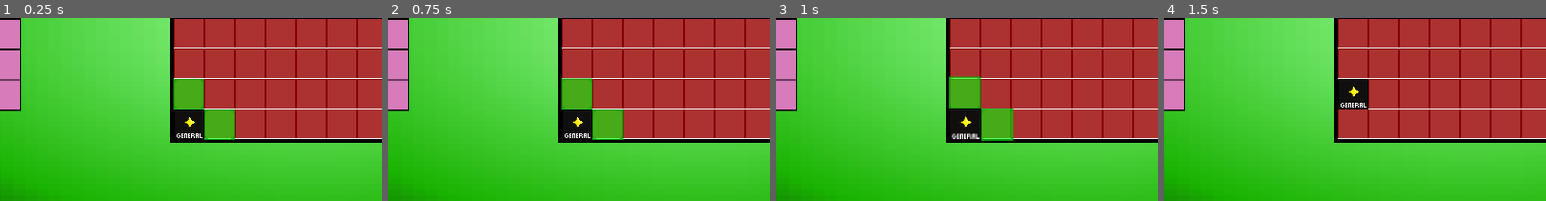
Above: before the commit, frames 1-4 (left to right).
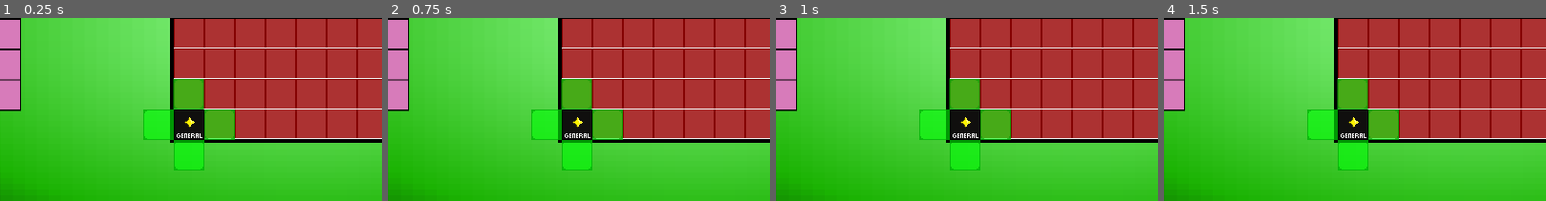
Above: after the commit, the same moments.

Repository: Forther04/Game-Of-The-Generals
Game: Godot game, scene res://Scene/Main.tscn
Two runs of this game, one before a commit and one after it. Both use one fixed random seed, a clock stepped at 60 frames per second and the inputs below.
Inputs (mouse positions are % of the whole screen's width and height, from its top left; square brackets give the same spot before the commit, where the layout moved):
- Up to frame 1 (0.25 s): no input
- Up to frame 2 (0.75 s): click (34, 79) at 0.5 s
- Up to frame 3 (1 s): no input
- Up to frame 4 (1.5 s): click (34, 71) [34, 70] at 1.25 s
The pictures show only the part of the screen within x 9-59%, y 50-100%; the shares and areas given below are measured in that part.

The runs differ from the first frame. In frame 1, 2.7% of the frame differs, in the area x 37-54%, y 50-84%; in frame 2, 2.8%; in frame 3, 3.6%; in frame 4, 6.7%, in the area x 37-62%, y 33-84%.

Commit message:
Working Black Piece change

Diff:
--- a/Scene/Pieces/Black/Flag.tscn
+++ b/Scene/Pieces/Black/Flag.tscn
@@ -24,6 +24,29 @@
 [sub_resource type="StyleBoxEmpty" id="StyleBoxEmpty_bbbg4"]
 
 [sub_resource type="StyleBoxEmpty" id="StyleBoxEmpty_lr5wk"]
+
+[sub_resource type="Animation" id="Animation_i0asl"]
+resource_name = "Hide"
+length = 0.3
+
+[sub_resource type="Animation" id="Animation_s5fkg"]
+resource_name = "Move"
+length = 0.3
+
+[sub_resource type="Animation" id="Animation_0xpky"]
+length = 0.001
+tracks/0/type = "value"
+tracks/0/imported = false
+tracks/0/enabled = true
+tracks/0/path = NodePath(".:scale")
+tracks/0/interp = 1
+tracks/0/loop_wrap = true
+tracks/0/keys = {
+"times": PackedFloat32Array(0),
+"transitions": PackedFloat32Array(1),
+"update": 0,
+"values": [Vector2(2, 2)]
+}
 
 [sub_resource type="Animation" id="Animation_38hoa"]
 resource_name = "Selected"
@@ -40,29 +63,6 @@
 "update": 0,
 "values": [Vector2(2, 2), Vector2(2.3, 2.3)]
 }
-
-[sub_resource type="Animation" id="Animation_0xpky"]
-length = 0.001
-tracks/0/type = "value"
-tracks/0/imported = false
-tracks/0/enabled = true
-tracks/0/path = NodePath(".:scale")
-tracks/0/interp = 1
-tracks/0/loop_wrap = true
-tracks/0/keys = {
-"times": PackedFloat32Array(0),
-"transitions": PackedFloat32Array(1),
-"update": 0,
-"values": [Vector2(2, 2)]
-}
-
-[sub_resource type="Animation" id="Animation_s5fkg"]
-resource_name = "Move"
-length = 0.3
-
-[sub_resource type="Animation" id="Animation_i0asl"]
-resource_name = "Hide"
-length = 0.3
 
 [sub_resource type="AnimationLibrary" id="AnimationLibrary_d2j21"]
 _data = {
--- a/Script/Black Pieces/Black.gd
+++ b/Script/Black Pieces/Black.gd
@@ -1,49 +1,8 @@
 extends Sprite2D
-
-
-@onready var button: Button = $Button
-@onready var top: Area2D = $Choices/Top/TOp
-@onready var bottom: Area2D = $Choices/Bottom/BOttom
-@onready var left: Area2D = $Choices/Left/Left
-@onready var right: Area2D = $Choices/Right/Right
 
 
 @export var pieces : piece
 enum piece {Flag,General_5,General_4,General_3,General_2,General_1}
-
-var currently_selected : bool = false
-var selected : bool = false
-var picked : bool = false
-
-signal piece_selected(piece)
-
-
-func _process(delta: float) -> void:
-	change_piece()
-	if top.overlaps_area($"../Border/Top"):
-		print("Overlaped with Top")
-		$Choices/Top.hide()
-	if left.overlaps_area($"../Border/Left"):
-		print("Overlaped with Left")
-		$Choices/Left.hide()
-	if right.overlaps_area($"../Border/Right"):
-		print("Overlaped with Right")
-		$Choices/Right.hide()
-	if bottom.overlaps_area($"../Border/Bottom"):
-		print("Overlaped with Bottom")
-		$Choices/Bottom.hide()
-	if !top.overlaps_area($"../Border/Top"):
-		print("Overlaped with Top")
-		$Choices/Top.show()
-	if !left.overlaps_area($"../Border/Left"):
-		print("Overlaped with Left")
-		$Choices/Left.show()
-	if !right.overlaps_area($"../Border/Right"):
-		print("Overlaped with Right")
-		$Choices/Right.show()
-	if !bottom.overlaps_area($"../Border/Bottom"):
-		print("Overlaped with Bottom")
-		$Choices/Bottom.show()
 
 
 func change_piece():
@@ -65,26 +24,3 @@
 	if pieces == 5:
 		self.region_rect = Rect2(170,0,32,32)
 		self.name = "1_General"
-
-
-func select():
-	selected = true
-	$Selected.play("Selected")
-func deselect():
-	selected = false
-	$Selected.stop()
-
-func _on_button_pressed():
-	emit_signal("piece_selected", self)
-	if picked == false:
-		$Choices.show()
-		picked = true
-	else:
-		picked = false
-		$Choices.hide()
-
-
-func _on_top_pressed() -> void:
-	$".".position.y -= 64
-	$Choices.hide()
-	$Selected.stop()
--- a/Script/Global.gd
+++ b/Script/Global.gd
@@ -1,3 +1 @@
 extends Node
-
-var selected : int = 0
--- a/Script/Main.gd
+++ b/Script/Main.gd
@@ -1,16 +1 @@
 extends Control
-
-var selected_piece = null
-
-func _ready():
-	for piece in get_tree().get_nodes_in_group("black_piece"):
-		piece.connect("piece_selected", self._on_piece_selected)
-
-func _on_piece_selected(piece):
-	if selected_piece != piece:
-		if selected_piece:
-			selected_piece.deselect()
-			print("Deselect")
-		selected_piece = piece
-		selected_piece.select()
-		print("Select")
